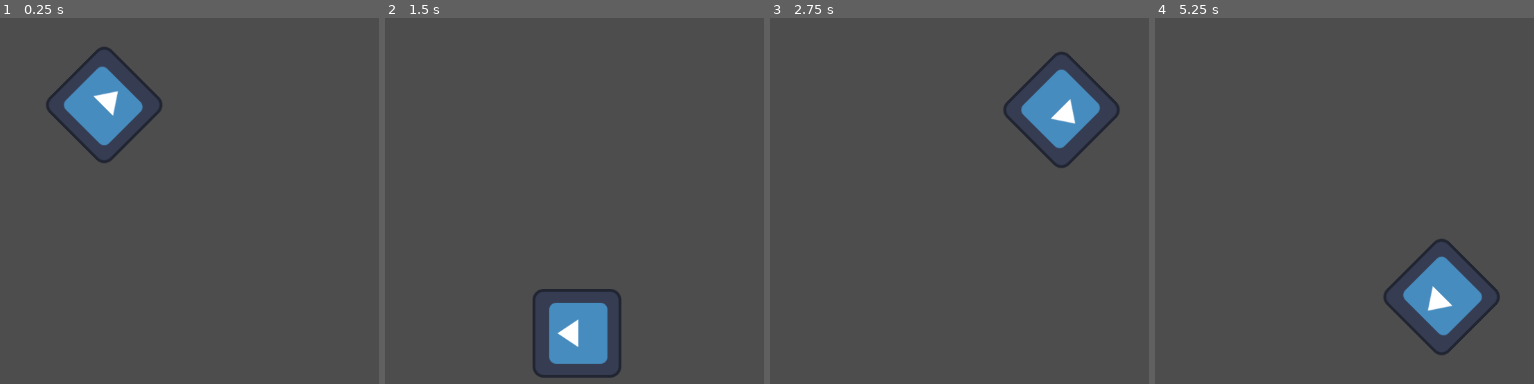
Above: before the commit, frames 1-4 (left to right).
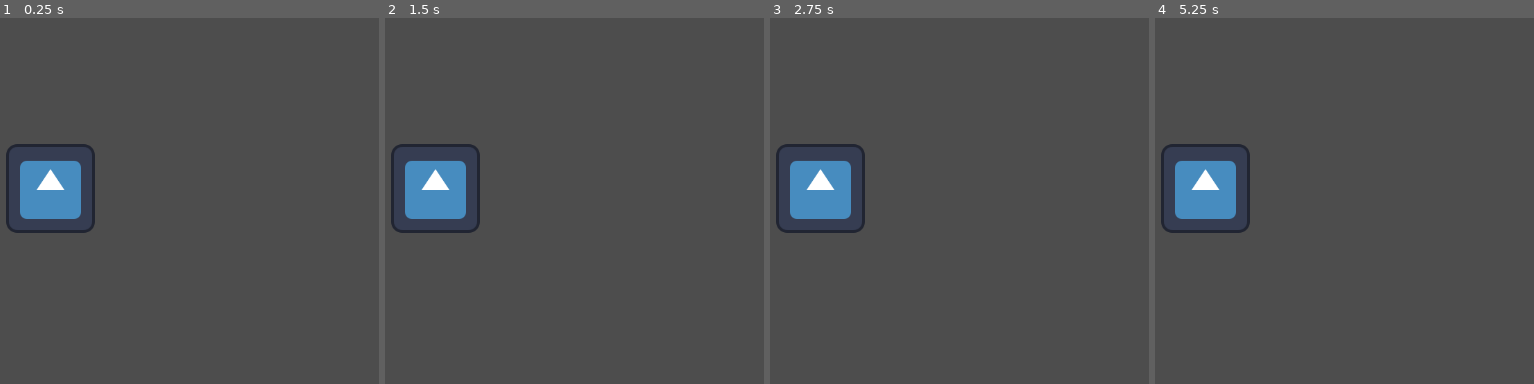
Above: after the commit, the same moments.

Repository: HeitorSantAnna/EstudosGodot
Game: Godot game, scene res://sprite_2d.tscn
Two runs of this game, one before a commit and one after it. Both use one fixed random seed, a clock stepped at 60 frames per second and the inputs below. This scene is started directly instead of the project's main scene. The engine's default icon, where the game draws it, is replaced by a stand-in: a white triangle on a blue panel in a dark square.
Inputs:
- Up to frame 1 (0.25 s): no input
- Up to frame 2 (1.5 s): tap Enter (ui_accept) at 0.5, 0.77 s; hold Right (ui_right) 0.53-1.28 s; hold Shift (Dash, bound only after the commit) 0.53-1.28 s; tap Tab (Alterar Plano, bound only after the commit) at 0.6 s; hold Down (ui_down) from 1.28 s (still down); tap Shift (Dash, bound only after the commit) at 1.35 s
- Up to frame 3 (2.75 s): tap Enter (ui_accept) at 1.52 s; tap Tab (Alterar Plano, bound only after the commit) at 1.55, 2.1 s; release Down (ui_down) at 2.03 s; hold Right (ui_right) from 2.03 s (still down); hold Shift (Dash, bound only after the commit) from 2.03 s (still down)
- Up to frame 4 (5.25 s): release Right (ui_right) at 2.78 s; release Shift (Dash, bound only after the commit) at 2.78 s; hold Up (ui_up) 2.78-3.53 s; tap Shift (Dash, bound only after the commit) at 2.85, 4.35 s; tap Enter (ui_accept) at 3.02, 3.77, 4.52 s; tap Tab (Alterar Plano, bound only after the commit) at 3.05, 3.6, 4.55, 5.1 s; hold Shift (Dash, bound only after the commit) 3.53-4.28 s; hold Left (ui_left) 3.53-5.03 s; hold Down (ui_down) from 5.03 s (still down); hold Shift (Dash, bound only after the commit) from 5.03 s (still down)

The runs differ from the first frame. In frame 1, 6.5% of the frame differs, in the area x 1-43%, y 7-59%; in frame 2, 6.5%; in frame 3, 6.7%; in frame 4, 6.7%, in the area x 1-92%, y 34-93%.

Commit message:
Teste de Projeto
Vou tentar fazer o mesmo projeto que o Roque

Diff:
--- /dev/null
+++ b/MovePlayerSphere.gd
@@ -0,0 +1,33 @@
+extends CharacterBody3D
+
+var dash = 2
+var accel = false
+var plane
+
+func _process(delta: float) -> void:
+
+	var move := Input.get_vector("LeftMoviment", "RightMoviment", "UpMoviment", "DownMoviment")
+	var pos := Vector3(move.x, 0, move.y).normalized()
+
+	if Input.is_action_pressed("Dash"):
+		accel = true
+	else:
+		accel = false
+
+	if Input.is_action_just_pressed("Alterar Plano"):
+		plane = true
+	else: if Input.is_action_just_pressed("Alterar Plano") and plane:
+		plane = false
+
+	if plane:
+		collision_layer = 2
+	else:
+		collision_layer = 1
+
+	if accel:
+		dash = 4
+	else:
+		dash = 2
+
+	position += pos * dash * delta
+	print(collision_layer)
--- a/MoveSprite.gd
+++ b/MoveSprite.gd
@@ -6,11 +6,17 @@
 func _init() -> void:
 	print("Hello, World!!!")
 
+
 func _process(delta: float) -> void:
 
 	#Aqui está fazendo o player rotacionar a partir do centro dele
-	rotation += angular_speed * delta
+	#rotation += angular_speed * delta
 
 	#Aqui vai fazer o player rotacionar a partir de um centro, ele vai fazer um circulo
-	var velocity = Vector2.UP.rotated(rotation) * speed
-	position += velocity
+	#var velocity = Vector2.UP.rotated(rotation) * speed
+	#position += velocity
+
+	var moveup := Input.get_vector("LeftMoviment", "RightMoviment", "UpMoviment", "DownMoviment")
+	var direction := (Vector2(moveup.x, moveup.y).normalized())
+
+	position += direction * 20
--- a/Teste3D.tscn
+++ b/Teste3D.tscn
@@ -1,21 +1,17 @@
 [gd_scene format=3 uid="uid://tjx4t1p7whci"]
+
+[ext_resource type="Script" uid="uid://cestr51jghafh" path="res://MovePlayerSphere.gd" id="1_l6r0r"]
 
 [sub_resource type="SphereShape3D" id="SphereShape3D_wf1nt"]
 
 [sub_resource type="StandardMaterial3D" id="StandardMaterial3D_l6r0r"]
 albedo_color = Color(0, 1, 1, 1)
 
-[sub_resource type="PhysicsMaterial" id="PhysicsMaterial_l6r0r"]
-
-[sub_resource type="WorldBoundaryShape3D" id="WorldBoundaryShape3D_gpr1d"]
-
-[sub_resource type="BoxShape3D" id="BoxShape3D_l6r0r"]
-
 [node name="Node3D" type="Node3D" unique_id=494841327]
 
 [node name="CharacterBody3D" type="CharacterBody3D" parent="." unique_id=1545918464]
-transform = Transform3D(1, 0, 0, 0, 1, 0, 0, 0, 1, 0, 1, 0)
-axis_lock_linear_y = true
+transform = Transform3D(1, 0, 0, 0, 1, 0, 0, 0, 1, 0, 0.5, 0)
+script = ExtResource("1_l6r0r")
 
 [node name="CollisionShape3D" type="CollisionShape3D" parent="CharacterBody3D" unique_id=2003684592]
 shape = SubResource("SphereShape3D_wf1nt")
@@ -24,26 +20,4 @@
 material = SubResource("StandardMaterial3D_l6r0r")
 
 [node name="Camera3D" type="Camera3D" parent="." unique_id=1512294188]
-transform = Transform3D(1, 0, 0, 0, -4.371139e-08, 1, 0, -1, -4.371139e-08, 0, 2.2237263, 0)
-
-[node name="StaticBody3D" type="StaticBody3D" parent="." unique_id=1550784280]
-axis_lock_linear_x = true
-axis_lock_linear_y = true
-axis_lock_linear_z = true
-axis_lock_angular_x = true
-axis_lock_angular_y = true
-axis_lock_angular_z = true
-physics_material_override = SubResource("PhysicsMaterial_l6r0r")
-
-[node name="CollisionShape3D" type="CollisionShape3D" parent="StaticBody3D" unique_id=1897867106]
-shape = SubResource("WorldBoundaryShape3D_gpr1d")
-debug_color = Color(0.30588236, 0.53333336, 0.8745098, 1)
-
-[node name="RigidBody3D" type="RigidBody3D" parent="." unique_id=790663382]
-transform = Transform3D(1, 0, 0, 0, 1, 0, 0, 0, 1, 1.6, 1, 0)
-gravity_scale = 0.0
-
-[node name="CollisionShape3D" type="CollisionShape3D" parent="RigidBody3D" unique_id=1002229748]
-shape = SubResource("BoxShape3D_l6r0r")
-
-[node name="CSGBox3D" type="CSGBox3D" parent="RigidBody3D/CollisionShape3D" unique_id=1666549190]
+transform = Transform3D(1, 0, 0, 0, -4.371139e-08, 1, 0, -1, -4.371139e-08, 0, 5.4523106, 0)
--- a/project.godot
+++ b/project.godot
@@ -17,16 +17,43 @@
 
 [input]
 
-Movimentos={
+UpMoviment={
 "deadzone": 0.2,
-"events": [Object(InputEventKey,"resource_local_to_scene":fa …(139 unchanged characters)… d":false,"keycode":0,"physical_keycode":65,"key_label":0,"unicode":0,"location":0,"echo":false,"script":null)
+"events": [Object(InputEventKey,"resource_local_to_scene":fa …(139 unchanged characters)… d":false,"keycode":0,"physical_keycode":4194320,"key_label":0,"unicode":0,"location":0,"echo":false,"script":null)
+, Object(InputEventKey,"resource_local_to_scene":false,"resource_name":"","device":0,"window_id":0,"alt_pressed":false,"shift_pressed":false,"ctrl_pressed":false,"meta_pressed":false,"pressed":false,"keycode":0,"physical_keycode":87,"key_label":0,"unicode":0,"location":0,"echo":false,"script":null)
+]
+}
+DownMoviment={
+"deadzone": 0.2,
+"events": [Object(InputEventKey,"resource_local_to_scene":false,"resource_name":"","device":0,"window_id":0,"alt_pressed":false,"shift_pressed":false,"ctrl_pressed":false,"meta_pressed":false,"pressed":false,"keycode":0,"physical_keycode":4194322,"key_label":0,"unicode":0,"location":0,"echo":false,"script":null)
 , Object(InputEventKey,"resource_local_to_scene":false,"resource_name":"","device":0,"window_id":0,"alt_pressed":false,"shift_pressed":false,"ctrl_pressed":false,"meta_pressed":false,"pressed":false,"keycode":0,"physical_keycode":83,"key_label":0,"unicode":0,"location":0,"echo":false,"script":null)
+]
+}
+LeftMoviment={
+"deadzone": 0.2,
+"events": [Object(InputEventKey,"resource_local_to_scene":false,"resource_name":"","device":0,"window_id":0,"alt_pressed":false,"shift_pressed":false,"ctrl_pressed":false,"meta_pressed":false,"pressed":false,"keycode":0,"physical_keycode":4194319,"key_label":0,"unicode":0,"location":0,"echo":false,"script":null)
+, Object(InputEventKey,"resource_local_to_scene":false,"resource_name":"","device":0,"window_id":0,"alt_pressed":false,"shift_pressed":false,"ctrl_pressed":false,"meta_pressed":false,"pressed":false,"keycode":0,"physical_keycode":65,"key_label":0,"unicode":0,"location":0,"echo":false,"script":null)
+]
+}
+RightMoviment={
+"deadzone": 0.2,
+"events": [Object(InputEventKey,"resource_local_to_scene":false,"resource_name":"","device":0,"window_id":0,"alt_pressed":false,"shift_pressed":false,"ctrl_pressed":false,"meta_pressed":false,"pressed":false,"keycode":0,"physical_keycode":4194321,"key_label":0,"unicode":0,"location":0,"echo":false,"script":null)
 , Object(InputEventKey,"resource_local_to_scene":false,"resource_name":"","device":0,"window_id":0,"alt_pressed":false,"shift_pressed":false,"ctrl_pressed":false,"meta_pressed":false,"pressed":false,"keycode":0,"physical_keycode":68,"key_label":0,"unicode":0,"location":0,"echo":false,"script":null)
-, Object(InputEventKey,"resource_local_to_scene":false,"resource_name":"","device":0,"window_id":0,"alt_pressed":false,"shift_pressed":false,"ctrl_pressed":false,"meta_pressed":false,"pressed":false,"keycode":0,"physical_keycode":4194320,"key_label":0,"unicode":0,"location":0,"echo":false,"script":null)
-, Object(InputEventKey,"resource_local_to_scene":false,"resource_name":"","device":0,"window_id":0,"alt_pressed":false,"shift_pressed":false,"ctrl_pressed":false,"meta_pressed":false,"pressed":false,"keycode":0,"physical_keycode":87,"key_label":0,"unicode":0,"location":0,"echo":false,"script":null)
-, Object(InputEventKey,"resource_local_to_scene":false,"resource_name":"","device":0,"window_id":0,"alt_pressed":false,"shift_pressed":false,"ctrl_pressed":false,"meta_pressed":false,"pressed":false,"keycode":0,"physical_keycode":4194322,"key_label":0,"unicode":0,"location":0,"echo":false,"script":null)
-, Object(InputEventKey,"resource_local_to_scene":false,"resource_name":"","device":0,"window_id":0,"alt_pressed":false,"shift_pressed":false,"ctrl_pressed":false,"meta_pressed":false,"pressed":false,"keycode":0,"physical_keycode":4194319,"key_label":0,"unicode":0,"location":0,"echo":false,"script":null)
-, Object(InputEventKey,"resource_local_to_scene":false,"resource_name":"","device":0,"window_id":0,"alt_pressed":false,"shift_pressed":false,"ctrl_pressed":false,"meta_pressed":false,"pressed":false,"keycode":0,"physical_keycode":4194321,"key_label":0,"unicode":0,"location":0,"echo":false,"script":null)
+]
+}
+Jump={
+"deadzone": 0.2,
+"events": [Object(InputEventKey,"resource_local_to_scene":false,"resource_name":"","device":0,"window_id":0,"alt_pressed":false,"shift_pressed":false,"ctrl_pressed":false,"meta_pressed":false,"pressed":false,"keycode":0,"physical_keycode":32,"key_label":0,"unicode":0,"location":0,"echo":false,"script":null)
+]
+}
+Dash={
+"deadzone": 0.2,
+"events": [Object(InputEventKey,"resource_local_to_scene":false,"resource_name":"","device":0,"window_id":0,"alt_pressed":false,"shift_pressed":false,"ctrl_pressed":false,"meta_pressed":false,"pressed":false,"keycode":0,"physical_keycode":4194325,"key_label":0,"unicode":0,"location":1,"echo":false,"script":null)
+]
+}
+"Alterar Plano"={
+"deadzone": 0.2,
+"events": [Object(InputEventKey,"resource_local_to_scene":false,"resource_name":"","device":0,"window_id":0,"alt_pressed":false,"shift_pressed":false,"ctrl_pressed":false,"meta_pressed":false,"pressed":false,"keycode":0,"physical_keycode":4194306,"key_label":0,"unicode":0,"location":0,"echo":false,"script":null)
 ]
 }
 
--- a/sprite_2d.tscn
+++ b/sprite_2d.tscn
@@ -7,3 +7,5 @@
 position = Vector2(594, 337)
 texture = ExtResource("1_mehiu")
 script = ExtResource("2_lt4yx")
+
+[node name="Camera2D" type="Camera2D" parent="." unique_id=955618241]
Not shown, added: MovePlayerSphere.gd.uid
